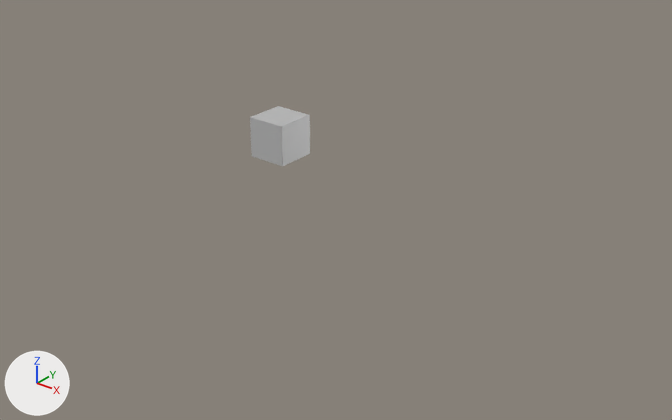
The glTF model lesson-2/scene.glb: old version first, new version second.
One viewpoint serves both versions: a 50 mm camera at (14.11, -15.5, 8.15) aimed at (2.34, -0.79, -0.97). Every picture has the same lights, and +X, +Y and +Z are marked at lower left. Where no turn or scale is listed for an object, it has been applied to the vertices.
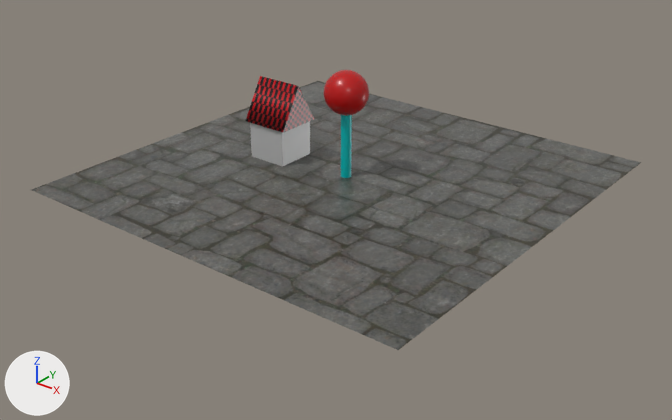
The newer file is also turned or shifted as a whole; pictures and numbers use the older file's frame.

What the commit changed:
Picture 'https://www.babylonjs-playground.com/textures/space/space_back.jpg' (img_https___www_babylonjs_playground_com_textures_space_space_back_jpg) is new.
Picture 'https://www.babylonjs-playground.com/textures/floor.png' (img_https___www_babylonjs_playground_com_textures_floor_png) is new.
Material 'roofMat' (mat_roofmat) is new.
Uses the picture img_https___www_babylonjs_playground_com_textures_space_space_back_jpg.
Material 'stick' (mat_stick) is new.
Its base color is (0.0, 0.5, 0.5) (cyan #00bcbc).
Its roughness is 0.329.
Material 'stone' (mat_stone) is new.
Uses the picture img_https___www_babylonjs_playground_com_textures_floor_png.
Material 'material' (mat_material) is new.
Its base color is (0.5, 0.0, 0.0) (red #bc0000).
Its roughness is 0.329.
Mesh me_mesh_4 is new.
It has 10 vertices, 12 faces and spans x -0.6..0.6, y -0.563..0.563, z -0.325..0.65.
It uses material mat_roofmat.
Mesh me_mesh_3 is new.
It has 52 vertices, 96 faces and spans x -0.12..0.12, y -0.12..0.12, z -1.0..1.0.
It uses material mat_stick (cyan #00bcbc).
Mesh me_mesh_2 is new.
It has 4 vertices, 2 faces and spans x -5.0..5.0, y -5.0..5.0, z 0.0.
It uses material mat_stone.
Mesh me_mesh_1 is new.
It has 2347 vertices, 4556 faces and spans x -0.5..0.5, y -0.5..0.5, z -0.5..0.5.
It uses material mat_material (red #bc0000).
Object 'roof' (ob_roof) is new; it shows me_mesh_4.
Its location is (0.0, 0.0, 0.72).
Object 'cylinder' (ob_cylinder) is new; it shows me_mesh_3.
Its location is (2.0, 0.0, 0.5).
Object 'ground' (ob_ground) is new; it shows me_mesh_2.
Its location is (2.0, 0.0, -0.5).
Object 'sphere' (ob_sphere) is new; it shows me_mesh_1.
Its location is (2.0, 0.0, 1.5).

Where the change shows, as pixel boxes [x1, y1, x2, y2] in the pictures (672 x 420 px):
'ground', added: after [32, 81, 641, 350]
'roof', added: after [246, 76, 314, 132]
'sphere', added (red): after [324, 70, 369, 116]
'cylinder', added (cyan): after [341, 115, 352, 178]
